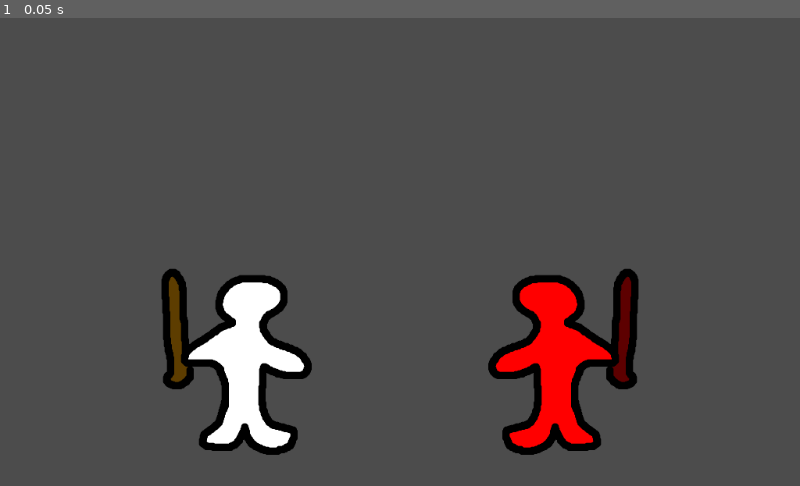
Above: before the commit, frame 1.
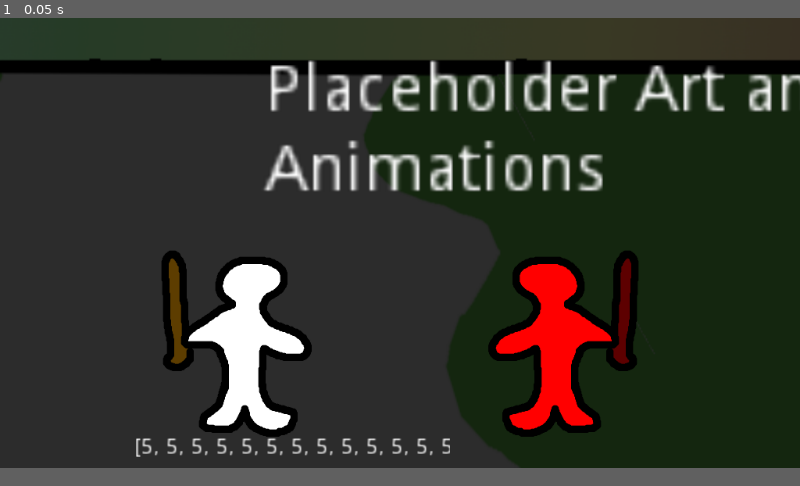
Above: after the commit, the same moment.

Repository: ArtlessAvian/parmpreet-fighter
Game: Godot game, scene res://Game.tscn
Same seed, same stepped clock (60 frames per second), same inputs: the game is played once before the commit and once after it.
Inputs:
- Up to frame 1 (0.05 s): no input
In our replay, the window is 800x468 before the commit and 800x450 after it. These sizes can differ from the game's own. Grey fills any space a smaller window leaves; there, only what the larger window draws over its background counts as a difference.

The runs differ from the first frame. In frame 1, 91% of the frame differs, in the area x 0-100%, y 0-97%.

Commit message:
airdash and crouch, adjustments

Diff:
--- a/Game.gd
+++ b/Game.gd
@@ -11,3 +11,4 @@
 	$Camera2D.position.x += $TestPlayer2.position.x
 	$Camera2D.position.x /= 2
 	$Camera2D.position.y = max($TestPlayer.position.y, $TestPlayer2.position.y)
+	$Camera2D/Label2.text = str($TestPlayer/Controller.change_buffer)
--- a/Game.tscn
+++ b/Game.tscn
@@ -1,26 +1,57 @@
-[gd_scene load_steps=3 format=2]
+[gd_scene load_steps=4 format=2]
 
 [ext_resource path="res://Game.gd" type="Script" id=1]
-[ext_resource path="res://player/TestPlayer.tscn" type="PackedScene" id=2]
+[ext_resource path="res://res/awwye.png" type="Texture" id=2]
+[ext_resource path="res://player/TestPlayer.tscn" type="PackedScene" id=3]
 
-[node name="Game" type="Node" index="0"]
+[node name="Game" type="Node"]
 
 script = ExtResource( 1 )
 
-[node name="TestPlayer" parent="." index="0" instance=ExtResource( 2 )]
+[node name="Node2D" type="Sprite" parent="." index="0"]
+
+modulate = Color( 0.25, 0.25, 0.25, 1 )
+position = Vector2( 8.20215, -241.966 )
+texture = ExtResource( 2 )
+_sections_unfolded = [ "Visibility" ]
+
+[node name="Label" type="Label" parent="." index="1"]
+
+anchor_left = 0.0
+anchor_top = 0.0
+anchor_right = 0.0
+anchor_bottom = 0.0
+margin_left = -86.0
+margin_top = -241.0
+margin_right = 116.0
+margin_bottom = -143.0
+rect_scale = Vector2( 3, 3 )
+rect_pivot_offset = Vector2( 0, 0 )
+rect_clip_content = false
+mouse_filter = 2
+mouse_default_cursor_shape = 0
+size_flags_horizontal = 1
+size_flags_vertical = 4
+text = "Placeholder Art and Animations"
+autowrap = true
+percent_visible = 1.0
+lines_skipped = 0
+max_lines_visible = -1
+_sections_unfolded = [ "Rect", "Visibility" ]
+
+[node name="TestPlayer" parent="." index="2" instance=ExtResource( 3 )]
 
 position = Vector2( -100, 0 )
 
-[node name="TestPlayer2" parent="." index="1" instance=ExtResource( 2 )]
+[node name="TestPlayer2" parent="." index="3" instance=ExtResource( 3 )]
 
 modulate = Color( 1, 0, 0, 1 )
 position = Vector2( 100, 0 )
 scale = Vector2( -1, 1 )
 _sections_unfolded = [ "Material", "Transform", "Visibility" ]
 
-[node name="Camera2D" type="Camera2D" parent="." index="2"]
+[node name="Camera2D" type="Camera2D" parent="." index="4"]
 
-position = Vector2( -14.3539, -192.752 )
 anchor_mode = 1
 rotating = false
 current = true
@@ -44,3 +75,25 @@
 editor_draw_limits = true
 editor_draw_drag_margin = true
 _sections_unfolded = [ "Drag Margin", "Editor", "Limit", "Transform" ]
+
+[node name="Label2" type="Label" parent="Camera2D" index="0"]
+
+anchor_left = 0.0
+anchor_top = 0.0
+anchor_right = 0.0
+anchor_bottom = 0.0
+margin_left = -170.0
+margin_right = 32.0
+margin_bottom = 98.0
+rect_pivot_offset = Vector2( 0, 0 )
+rect_clip_content = false
+mouse_filter = 2
+mouse_default_cursor_shape = 0
+size_flags_horizontal = 1
+size_flags_vertical = 4
+text = "Placeholder Art and Animations"
+clip_text = true
+percent_visible = 1.0
+lines_skipped = 0
+max_lines_visible = -1
+_sections_unfolded = [ "Rect", "Visibility" ]
--- a/player/Controller.gd
+++ b/player/Controller.gd
@@ -3,11 +3,13 @@
 var focus = "kb"
 
 var buffer = []
+var change_buffer = []
 const BUFFER_SIZE = 30
 
 func _ready():
 	for i in range(0,BUFFER_SIZE):
 		buffer.append(5)
+		change_buffer.append(5)
 
 func _process(delta):
 	var angle = 5
@@ -22,6 +24,10 @@
 
 	buffer.push_front(angle)
 	buffer.pop_back()
+
+	if (buffer[0] != buffer[1]):
+		change_buffer.push_front(buffer[0])
+		change_buffer.pop_back();
 
 func dir():
 	return buffer[0]
--- a/player/Player.gd
+++ b/player/Player.gd
@@ -42,8 +42,9 @@
 
 	# Attacks
 
-#	if (controller.dir() <= 3):
-#		$StateMachine.change_state("Crouch")
+	if (controller.dir() <= 3):
+		$StateMachine.change_state("Crouch", null)
+		return
 
 	# Dash
 	if (self.scale.x == 1 && controller.detect_motion("656", 10)):
--- a/player/StateMachine.gd
+++ b/player/StateMachine.gd
@@ -19,6 +19,8 @@
 	print(current_state.name + "\t" + state_str)
 	current_state = get_node(state_str)
 
+	$AnimationPlayer.play("Rest")
+	$AnimationPlayer.advance(1)
 	$AnimationPlayer.play(current_state.animation_name(controller))
 	current_state.enter(enter)
 #	$AnimationPlayer.stop(true)
--- a/player/TestPlayer.tscn
+++ b/player/TestPlayer.tscn
@@ -1,14 +1,47 @@
-[gd_scene load_steps=16 format=2]
+[gd_scene load_steps=20 format=2]
 
 [ext_resource path="res://player/Player.gd" type="Script" id=1]
 [ext_resource path="res://player/Controller.gd" type="Script" id=2]
 [ext_resource path="res://res/spritesheet test.png" type="Texture" id=3]
 [ext_resource path="res://player/StateMachine.gd" type="Script" id=4]
-[ext_resource path="res://player/generic_states/Jump.gd" type="Script" id=5]
-[ext_resource path="res://player/generic_states/Walk.gd" type="Script" id=6]
-[ext_resource path="res://player/generic_states/Stand.gd" type="Script" id=7]
+[ext_resource path="res://player/generic_states/Stand.gd" type="Script" id=5]
+[ext_resource path="res://player/generic_states/Crouch.gd" type="Script" id=6]
+[ext_resource path="res://player/generic_states/Walk.gd" type="Script" id=7]
 [ext_resource path="res://player/generic_states/BackWalk.gd" type="Script" id=8]
 [ext_resource path="res://player/generic_states/Dash.gd" type="Script" id=9]
+[ext_resource path="res://player/generic_states/Jump.gd" type="Script" id=10]
+[ext_resource path="res://player/generic_states/AirDash.gd" type="Script" id=11]
+
+[sub_resource type="Animation" id=7]
+
+resource_name = "AirDash"
+length = 12.0
+loop = false
+step = 1.0
+tracks/0/type = "value"
+tracks/0/path = NodePath("../Sprite:frame")
+tracks/0/interp = 1
+tracks/0/loop_wrap = true
+tracks/0/imported = false
+tracks/0/enabled = true
+tracks/0/keys = {
+"times": PoolRealArray( 0 ),
+"transitions": PoolRealArray( 1 ),
+"update": 1,
+"values": [ 8 ]
+}
+tracks/1/type = "value"
+tracks/1/path = NodePath("../Sprite:scale")
+tracks/1/interp = 2
+tracks/1/loop_wrap = true
+tracks/1/imported = false
+tracks/1/enabled = true
+tracks/1/keys = {
+"times": PoolRealArray( 0, 6, 12 ),
+"transitions": PoolRealArray( 1, 1, 1 ),
+"update": 0,
+"values": [ Vector2( 0.25, 0.25 ), Vector2( -0.25, 0.25 ), Vector2( 0.25, 0.25 ) ]
+}
 
 [sub_resource type="Animation" id=1]
 
@@ -29,7 +62,38 @@
 "values": [ 9, 10 ]
 }
 
-[sub_resource type="Animation" id=6]
+[sub_resource type="Animation" id=8]
+
+resource_name = "Crouch"
+length = 1.0
+loop = false
+step = 0.1
+tracks/0/type = "value"
+tracks/0/path = NodePath("../Sprite:position")
+tracks/0/interp = 1
+tracks/0/loop_wrap = true
+tracks/0/imported = false
+tracks/0/enabled = true
+tracks/0/keys = {
+"times": PoolRealArray( 0 ),
+"transitions": PoolRealArray( 1 ),
+"update": 0,
+"values": [ Vector2( 0, -32 ) ]
+}
+tracks/1/type = "value"
+tracks/1/path = NodePath("../Sprite:scale")
+tracks/1/interp = 1
+tracks/1/loop_wrap = true
+tracks/1/imported = false
+tracks/1/enabled = true
+tracks/1/keys = {
+"times": PoolRealArray( 0 ),
+"transitions": PoolRealArray( 1 ),
+"update": 0,
+"values": [ Vector2( 0.25, 0.125 ) ]
+}
+
+[sub_resource type="Animation" id=2]
 
 resource_name = "Dash"
 length = 30.0
@@ -60,9 +124,8 @@
 "values": [ 0.0, 30.0 ]
 }
 
-[sub_resource type="Animation" id=2]
-
-resource_name = "Jump"
+[sub_resource type="Animation" id=3]
+
 length = 30.0
 loop = false
 step = 30.0
@@ -91,9 +154,8 @@
 "values": [ 0.0, 360.0 ]
 }
 
-[sub_resource type="Animation" id=3]
-
-resource_name = "Rest"
+[sub_resource type="Animation" id=4]
+
 length = 1.0
 loop = false
 step = 1.0
@@ -201,9 +263,8 @@
 "values": [ Vector2( 0.25, 0.25 ) ]
 }
 
-[sub_resource type="Animation" id=4]
-
-resource_name = "Walk"
+[sub_resource type="Animation" id=6]
+
 length = 25.0
 loop = true
 step = 5.0
@@ -220,7 +281,7 @@
 "values": [ 8, 9, 10, 11, 12 ]
 }
 
-[node name="TestPlayer" type="Node2D"]
+[node name="TestPlayer" type="Node2D" index="0"]
 
 script = ExtResource( 1 )
 _sections_unfolded = [ "Transform" ]
@@ -231,13 +292,11 @@
 
 [node name="Sprite" type="Sprite" parent="." index="1"]
 
-position = Vector2( 0, -64 )
-rotation = 0.523599
-scale = Vector2( 0.25, 0.25 )
+position = Vector2( 0, -32 )
+scale = Vector2( 0.25, 0.125 )
 texture = ExtResource( 3 )
 vframes = 8
 hframes = 8
-frame = 4
 _sections_unfolded = [ "Animation", "Offset", "Region", "Transform" ]
 
 [node name="StateMachine" type="Node" parent="." index="2"]
@@ -251,24 +310,26 @@
 playback_process_mode = 0
 playback_default_blend_time = 0.0
 playback_speed = 60.0
+anims/AirDash = SubResource( 7 )
 anims/BackWalk = SubResource( 1 )
-anims/Dash = SubResource( 6 )
-anims/Jump = SubResource( 2 )
-anims/Rest = SubResource( 3 )
+anims/Crouch = SubResource( 8 )
+anims/Dash = SubResource( 2 )
+anims/Jump = SubResource( 3 )
+anims/Rest = SubResource( 4 )
 anims/Stand = SubResource( 5 )
-anims/Walk = SubResource( 4 )
+anims/Walk = SubResource( 6 )
 blend_times = [  ]
 _sections_unfolded = [ "Playback Options" ]
 
-[node name="Jump" type="Node" parent="StateMachine" index="1"]
+[node name="Stand" type="Node" parent="StateMachine" index="1"]
 
 script = ExtResource( 5 )
 
-[node name="Walk" type="Node" parent="StateMachine" index="2"]
+[node name="Crouch" type="Node" parent="StateMachine" index="2"]
 
 script = ExtResource( 6 )
 
-[node name="Stand" type="Node" parent="StateMachine" index="3"]
+[node name="Walk" type="Node" parent="StateMachine" index="3"]
 
 script = ExtResource( 7 )
 
@@ -279,3 +340,11 @@
 [node name="Dash" type="Node" parent="StateMachine" index="5"]
 
 script = ExtResource( 9 )
+
+[node name="Jump" type="Node" parent="StateMachine" index="6"]
+
+script = ExtResource( 10 )
+
+[node name="AirDash" type="Node" parent="StateMachine" index="7"]
+
+script = ExtResource( 11 )
--- /dev/null
+++ b/player/generic_states/AirDash.gd
@@ -0,0 +1,11 @@
+extends "../PlayerState.gd"
+
+func run(controller):
+	if (get_parent().get_node("AnimationPlayer").current_animation != ""):
+		get_parent().subject.vel.y -= 0.5
+
+
+func enter(enter):
+	print("airdash")
+	get_parent().subject.vel.y = 0
+	get_parent().subject.vel.x = (enter - 5) * 7
--- a/player/generic_states/BackWalk.gd
+++ b/player/generic_states/BackWalk.gd
@@ -15,7 +15,7 @@
 	if (subject.scale.x * (subject.enemy.position.x - subject.position.x) < 0):
 		subject.scale.x *= -1
 
-	subject.position.x += (entering_number - 5) * 2;
+	subject.position.x += (entering_number - 5) * 5;
 
 func enter(enter):
 	entering_number = enter;
--- /dev/null
+++ b/player/generic_states/Crouch.gd
@@ -0,0 +1,11 @@
+extends "../PlayerState.gd"
+
+func run(controller):
+	var subject = get_parent().subject;
+
+	if (subject.scale.x * (subject.enemy.position.x - subject.position.x) < 0):
+		subject.scale.x *= -1
+
+	if (controller.dir() > 3):
+		subject.grounded_check(controller)
+		return
--- a/player/generic_states/Dash.gd
+++ b/player/generic_states/Dash.gd
@@ -21,6 +21,3 @@
 func enter(enter):
 	print(enter)
 	entering_number = enter;
-
-func animation_name(controller):
-	return "Dash"
--- a/player/generic_states/Jump.gd
+++ b/player/generic_states/Jump.gd
@@ -1,11 +1,16 @@
 extends "../PlayerState.gd"
 
 var entering_number = 8
+
+func run(controller):
+	if (controller.detect_motion("454", 10) || controller.detect_motion("656", 10)):
+		get_parent().change_state("AirDash", controller.dir())
+		return
 
 func enter(enter):
 	entering_number = enter;
 
 	var subject = get_parent().subject
 	subject.vel.y = -10;
-	subject.vel.x = (entering_number - 8) * 5;
+	subject.vel.x = (entering_number - 8) * 7;
 	subject.grounded = false
--- a/player/generic_states/Walk.gd
+++ b/player/generic_states/Walk.gd
@@ -15,7 +15,7 @@
 	if (subject.scale.x * (subject.enemy.position.x - subject.position.x) < 0):
 		subject.scale.x *= -1
 
-	subject.position.x += (entering_number - 5) * 3;
+	subject.position.x += (entering_number - 5) * 5;
 
 func enter(enter):
 	entering_number = enter;
--- a/project.godot
+++ b/project.godot
@@ -13,6 +13,10 @@
 config/name="Parmpreet Fighter"
 run/main_scene="res://Game.tscn"
 config/icon="res://icon.png"
+
+[display]
+
+window/size/height=576
 
 [input]
 
Binary file added: res/awwye.png
Not shown, added: res/awwye.png.import
